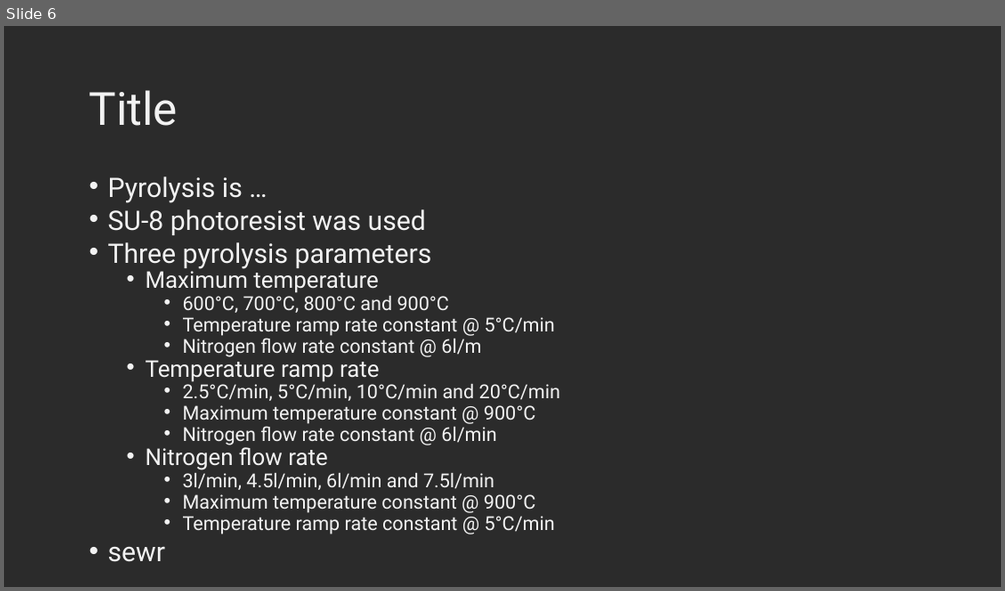
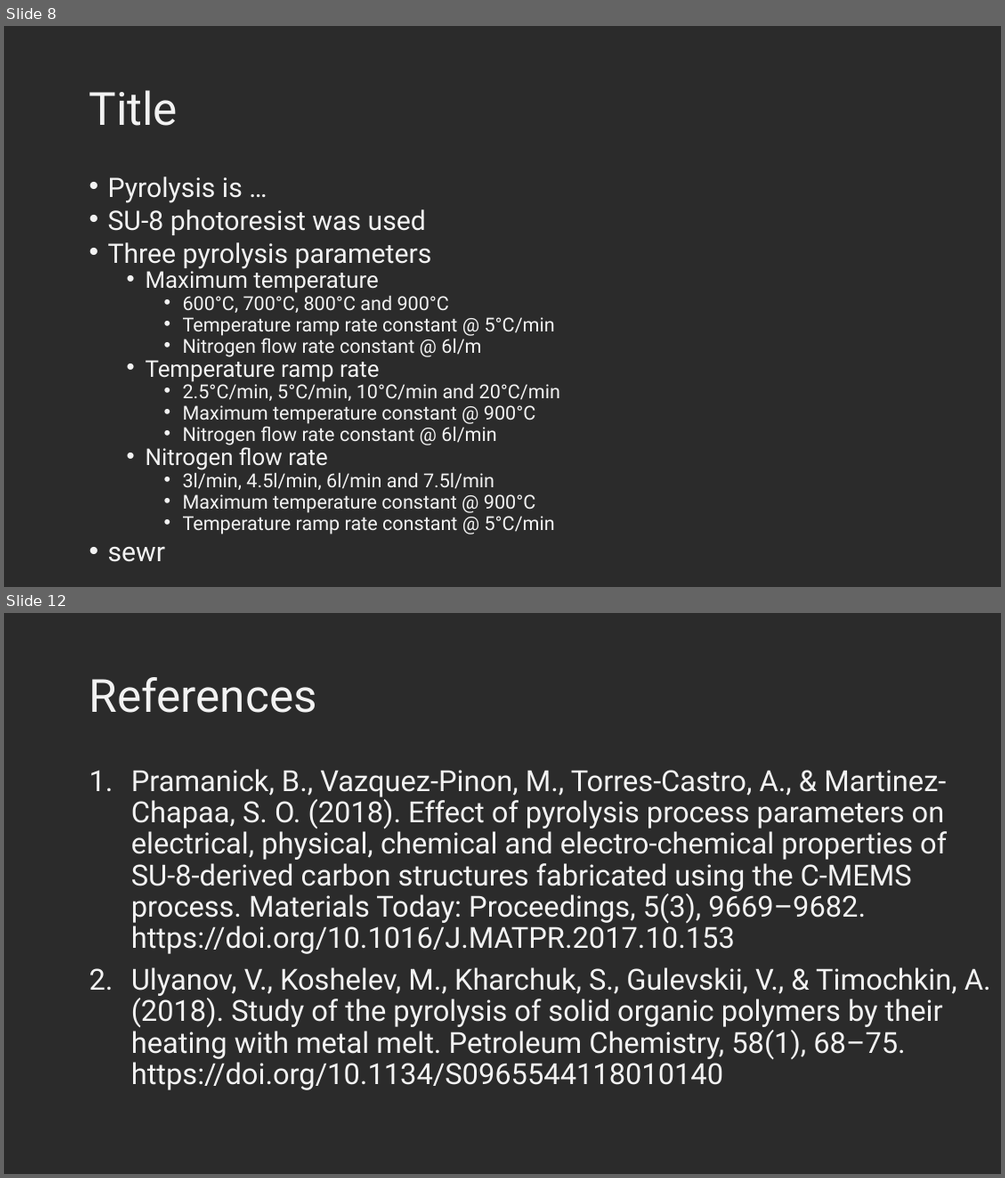
Before and after one commit to KiraSensei13/MNT_ITESM_Thesis, a slide deck: Shared_A01212611/Slides/GroupMeeting001_pyrolysisProcessParameters.pptx. Shown one above the other, each under a label of ours: slide 6 before the commit, slides 8 and 12 after it; the slides between them are not shown. The pictures are 1005x591 and 1005x1178 pixels, drawn with LibreOffice and Linux fonts; fonts in the diff are those of the drawing; background and template pictures are left out; a plain dark background stands for a picture behind light text. Boxes give left, top, right and bottom in pixels: in the first picture for what was removed or moved away, otherwise in the second. Text is boxed around its words. In the diff, an @@ line names an element or a change of style, - is before the commit and + after.

```diff
--- a/Shared_A01212611/Slides/GroupMeeting001_pyrolysisProcessParameters.pptx
+++ b/Shared_A01212611/Slides/GroupMeeting001_pyrolysisProcessParameters.pptx
@@ slide 12 added at bbox=[4, 613, 1001, 1174], background picture (left out) @@
@@ title added at bbox=[89, 677, 317, 713], 44 pt, text #F2F2F2 @@
+References
@@ text added at bbox=[131, 769, 991, 1090], 28 pt, text #F2F2F2 @@
+1. Pramanick, B., Vazquez-Pinon, M., Torres-Castro, A., & Martinez-Chapaa, S. O. (2018). Effect of pyrolysis process parameters on electrical, physical, chemical and electro-chemical properties of SU-8-derived carbon structures fabricated using the C-MEMS process. Materials Today: Proceedings, 5(3), 9669–9682. https://doi.org/10.1016/J.MATPR.2017.10.153
+2. Ulyanov, V., Koshelev, M., Kharchuk, S., Gulevskii, V., & Timochkin, A. (2018). Study of the pyrolysis of solid organic polymers by their heating with metal melt. Petroleum Chemistry, 58(1), 68–75. https://doi.org/10.1134/S0965544118010140
@@ what was slide 6 is now slide 8 @@
```
Also in this commit, not shown: 2 slides changed, 5 other slides added, 2 other files.
